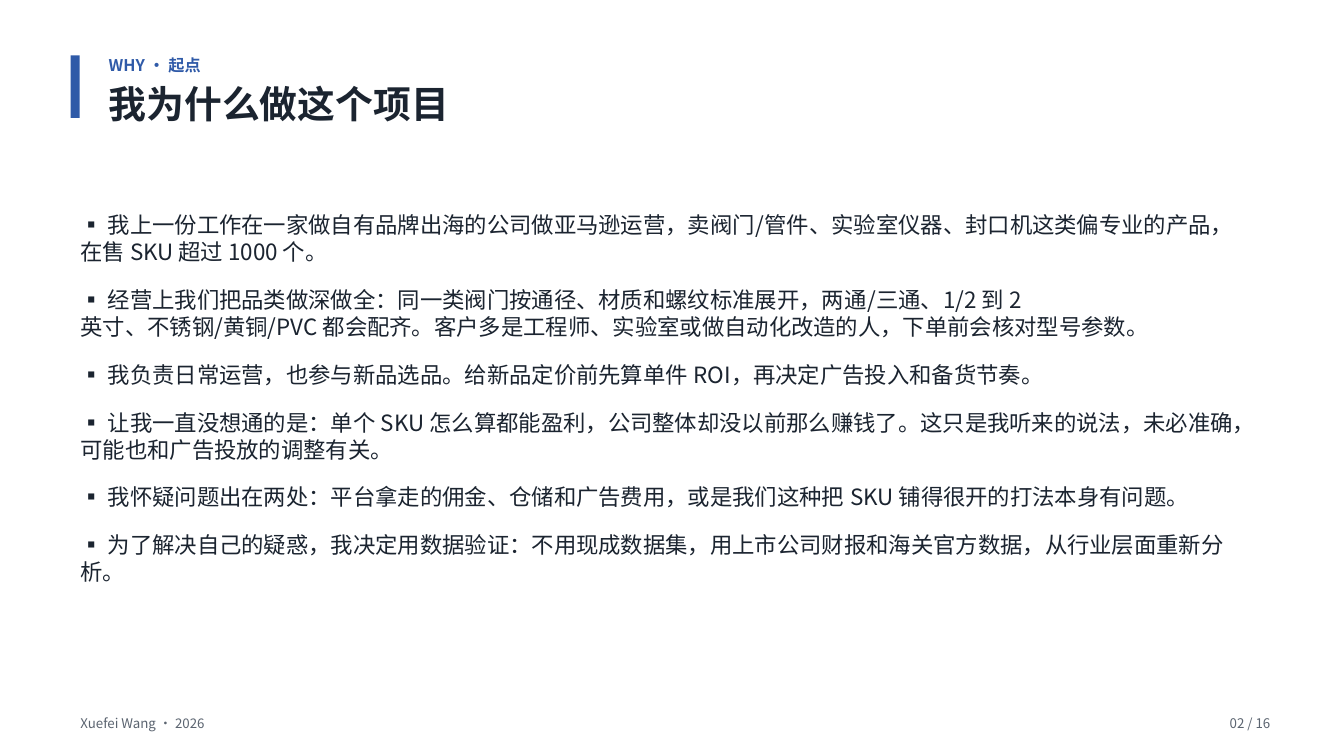
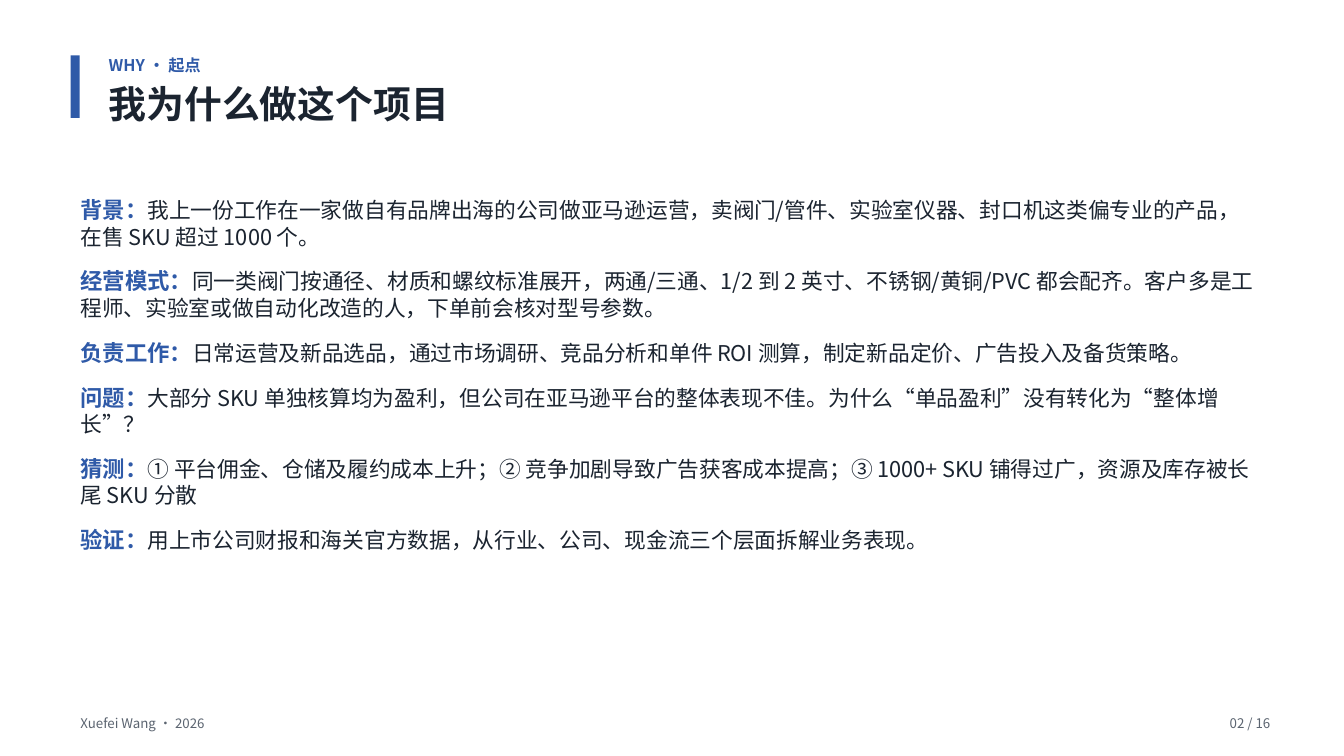
Before and after one commit to Ashely-sudo/cross-border-analysis, a slide deck: slide 2 of presentation/中国跨境电商出海赛道分析-项目故事-v2.pptx. Drawn at 1344x756 pixels with LibreOffice and Linux fonts; fonts in the diff are those of the drawing. Boxes give left, top, right and bottom in pixels: in the first picture for what was removed or moved away, otherwise in the second. Text is boxed around its words. In the diff, an @@ line names an element or a change of style, - is before the commit and + after.

Commit message:
docs: S2 why页改为彩色小标签版(背景/经营模式/负责工作/问题/猜测/验证), 问题句改'亚马逊平台整体表现不佳', 验证层对齐行业-公司-现金流; PPT链接切到腾讯文档v2

```diff
--- a/presentation/中国跨境电商出海赛道分析-项目故事-v2.pptx
+++ b/presentation/中国跨境电商出海赛道分析-项目故事-v2.pptx
@@ text at [80, 199, 1254, 550]: text changed; size 16 to 15.5 pt @@
-▪ 我上一份工作在一家做自有品牌出海的公司做亚马逊运营，卖阀门/管件、实验室仪器、封口机这类偏专业的产品，在售 SKU 超过 1000 个。
-▪ 经营上我们把品类做深做全：同一类阀门按通径、材质和螺纹标准展开，两通/三通、1/2 到 2 英寸、不锈钢/黄铜/PVC 都会配齐。客户多是工程师、实验室或做自动化改造的人，下单前会核对型号参数。
-▪ 我负责日常运营，也参与新品选品。给新品定价前先算单件 ROI，再决定广告投入和备货节奏。
-▪ 让我一直没想通的是：单个 SKU 怎么算都能盈利，公司整体却没以前那么赚钱了。这只是我听来的说法，未必准确，可能也和广告投放的调整有关。
-▪ 我怀疑问题出在两处：平台拿走的佣金、仓储和广告费用，或是我们这种把 SKU 铺得很开的打法本身有问题。
-▪ 为了解决自己的疑惑，我决定用数据验证：不用现成数据集，用上市公司财报和海关官方数据，从行业层面重新分析。
+背景：我上一份工作在一家做自有品牌出海的公司做亚马逊运营，卖阀门/管件、实验室仪器、封口机这类偏专业的产品，在售 SKU 超过 1000 个。
+经营模式：同一类阀门按通径、材质和螺纹标准展开，两通/三通、1/2 到 2 英寸、不锈钢/黄铜/PVC 都会配齐。客户多是工程师、实验室或做自动化改造的人，下单前会核对型号参数。
+负责工作：日常运营及新品选品，通过市场调研、竞品分析和单件 ROI 测算，制定新品定价、广告投入及备货策略。
+问题：大部分 SKU 单独核算均为盈利，但公司在亚马逊平台的整体表现不佳。为什么“单品盈利”没有转化为“整体增长”？
+猜测：① 平台佣金、仓储及履约成本上升；② 竞争加剧导致广告获客成本提高；③ 1000+ SKU 铺得过广，资源及库存被长尾 SKU 分散
+验证：用上市公司财报和海关官方数据，从行业、公司、现金流三个层面拆解业务表现。
```
Also in this commit, not shown: 3 other files.
